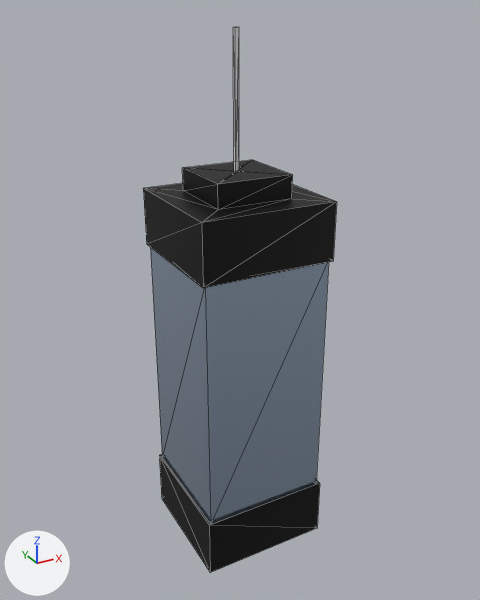
One commit to the glTF model assets/main_game_assets/building1.glb: the scene before it, then after it.
Rendered twice from a 50 mm camera at (-6.94, -12.79, 12.06) aimed at (0.11, 0.03, 5.65). The lights are fixed; the arrows at lower left show +X, +Y and +Z. The older version comes first. Mesh edges are drawn as thin lines. Where no turn or scale is listed for an object, it has been applied to the vertices.

The older version as bpy lines, for what is in view:
```python
mat_material_002 = principled_material('Material.002')
mat_material_002.base_color = (0.501, 0.627, 0.8)  # blue #bccfe7
mat_material_002.metallic = 0.9
mat_material_002.roughness = 0.0
me_cube = bpy.data.meshes.new('Cube')
me_cube.from_pydata(...)  # 40 vertices, 76 faces; spans x -1.61..1.61, y -1.56..1.56, z -0.75..11.7
# faces by material slot: [6, 62, 8]
me_cube.materials.append(mat_material)  # white #e7e7e7
me_cube.materials.append(mat_material_001)  # black #1b1b1b
me_cube.materials.append(mat_material_002)  # blue #bccfe7
ob_cube = bpy.data.objects.new('Cube', me_cube)
ob_cube.location = (0.0, 0.0, 0.0)
```
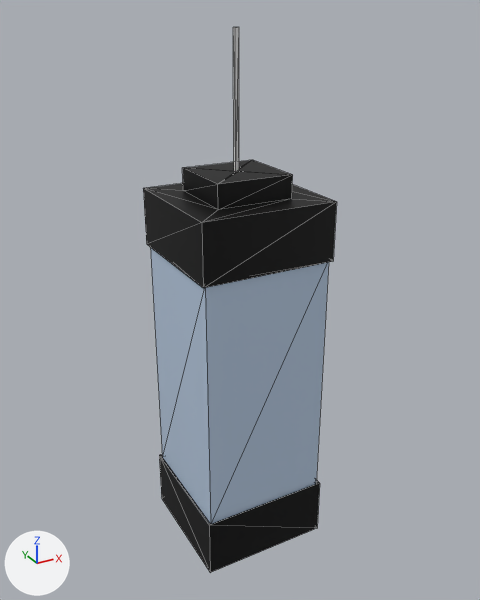
Pixel boxes (x1, y1, x2, y2) of what changed, in the pictures (480 x 600 px):
'Cube', surface changed (lighter)
    both: (150, 247, 329, 527)

Diff of the bpy script that builds the scene:
```diff
--- a/assets/main_game_assets/building1.glb.py
+++ b/assets/main_game_assets/building1.glb.py
@@ mat_material_002 @@
 mat_material_002.base_color = (0.501, 0.627, 0.8)  # blue #bccfe7
-mat_material_002.metallic = 0.9
 mat_material_002.roughness = 0.0
```
